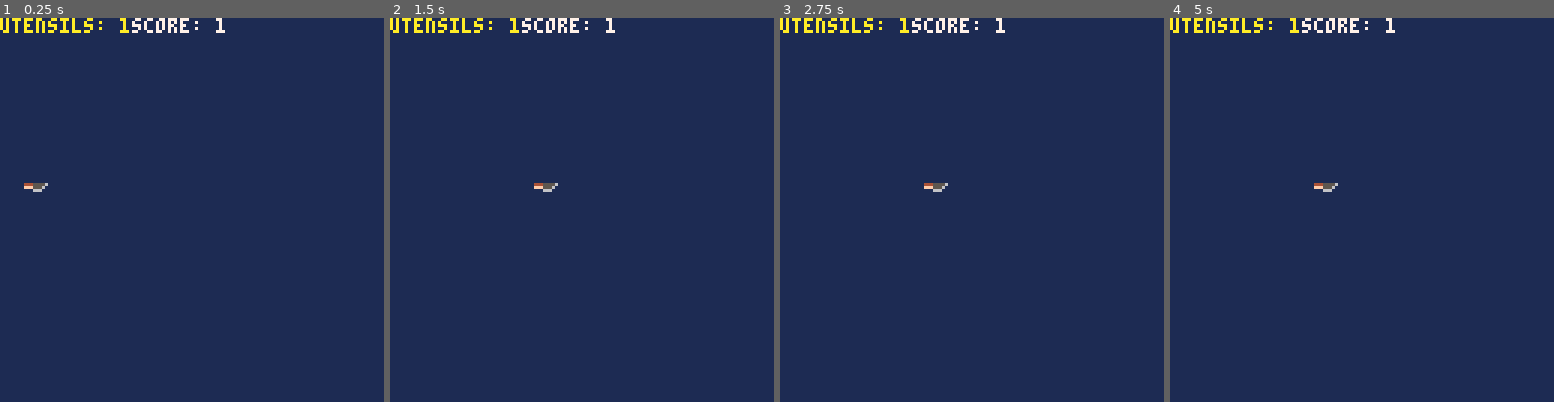
Above: before the commit, frames 1-4 (left to right).
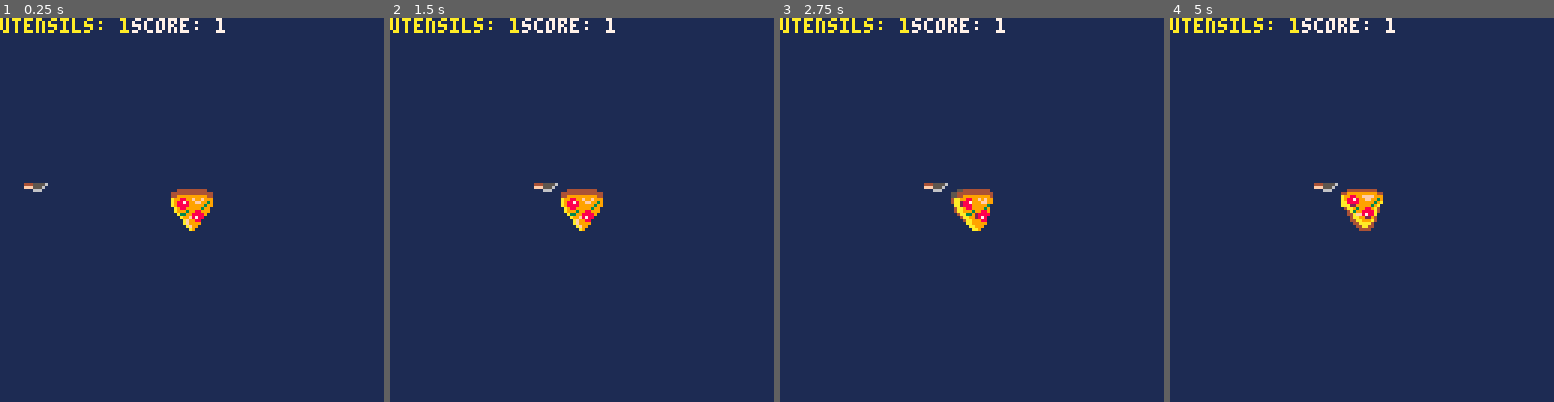
Above: after the commit, the same moments.

Repository: nickcova/Pico8Carts
Game: PICO-8 cartridge sliced/sliced.p8
The game is run twice, just before and just after one commit, with the same random seed, the same clock (stepped at 60 frames per second) and the same inputs.
Inputs:
- Up to frame 1 (0.25 s): no input
- Up to frame 2 (1.5 s): no input
- Up to frame 3 (2.75 s): hold Right 1.6-2.1 s; hold Up 2.15-2.42 s; hold Right from 2.47 s (still down)
- Up to frame 4 (5 s): release Right at 3.03 s; hold Left 3.08-3.58 s; hold Down 3.63-3.97 s; hold Right 4.02-4.68 s; hold Up from 4.73 s (still down)

The runs differ from the first frame. In frame 1, 0.9% of the frame differs, in the area x 44-56%, y 44-56%; in frame 2, 0.9%; in frame 3, 0.9%; in frame 4, 0.9%.

Commit message:
Updated sprites

Diff:
--- a/sliced/sliced.p8
+++ b/sliced/sliced.p8
@@ -235,3 +235,18 @@
 0070070000a988000006660000655000000000000000000000000000000000000000000000000000000000000000000000000000000000000000000000000000
 0000000000b988000000000000065000000000000000000000000000000000000000000000000000000000000000000000000000000000000000000000000000
 00000000000a90000000000000006000000000000000000000000000000000000000000000000000000000000000000000000000000000000000000000000000
+00000000000000000000000000000000000000000000000000000000000000000000000000000000000000000000000000000000000000000000000000000000
+00044444444440000044444444455000000554444444440000044444444440000055555555555500000000000000000000000000000000000000000000000000
+04444444444444400444444444444550055444444444444004499999999994400555555555555550000000000000000000000000000000000000000000000000
+0449999999999440049999999994455005544999999999400a998899ffff99900444444444444440000000000000000000000000000000000000000000000000
+0a998899f99f9990098899f99f99aa4004aa998899f9f9900a9887899ff993900444444444444440000000000000000000000000000000000000000000000000
+0a9887899ff993900987829ff939aa4004aa2887999ff9900aa88889999939a004492299ffff9440000000000000000000000000000000000000000000000000
+0a9888899999399000888299939aaa0000aa2888999993000aaa229999939a00099887899ff93990000000000000000000000000000000000000000000000000
+00a988999993990000889999399aa400004aa98899993900004aa9399889a4000098888999939a00000000000000000000000000000000000000000000000000
+00a999399889990000993988999aa400004aa999399889000004a3998888a4000009883999399000000000000000000000000000000000000000000000000000
+000a3399888890000033998882aa40000004aa339288880000044aff8788a0000000339f9939a000000000000000000000000000000000000000000000000000
+0000a99f878800000009f97882a4000000004aa99287800000004aa9922940000000a9f992290000000000000000000000000000000000000000000000000000
+00000af998800000000f9988aa400000000004aa99988000000044aa999a4000000009f987880000000000000000000000000000000000000000000000000000
+00000af999900000000f9999aa000000000000aa999990000000044aaaa4000000000a9f88880000000000000000000000000000000000000000000000000000
+000000af990000000000f99aa00000000000000aa999000000000044aa4400000000009998800000000000000000000000000000000000000000000000000000
+0000000a90000000000009aa0000000000000000aa9000000000000444400000000000a999900000000000000000000000000000000000000000000000000000
